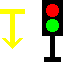
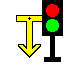
The second w=64, h=64 image is a revision of the first. Changes to its layers:
added layer "Zwevende laag" above "Achtergrond" over [17, 16, 42, 56]
painted on "Achtergrond" over [0, 9, 42, 58]
